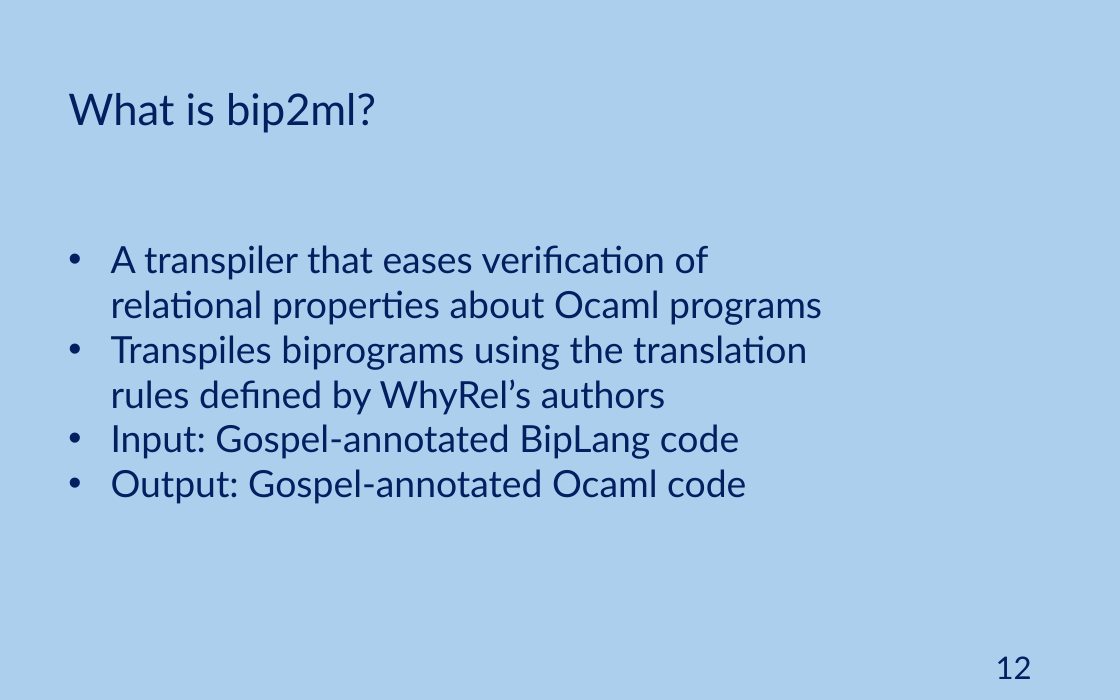
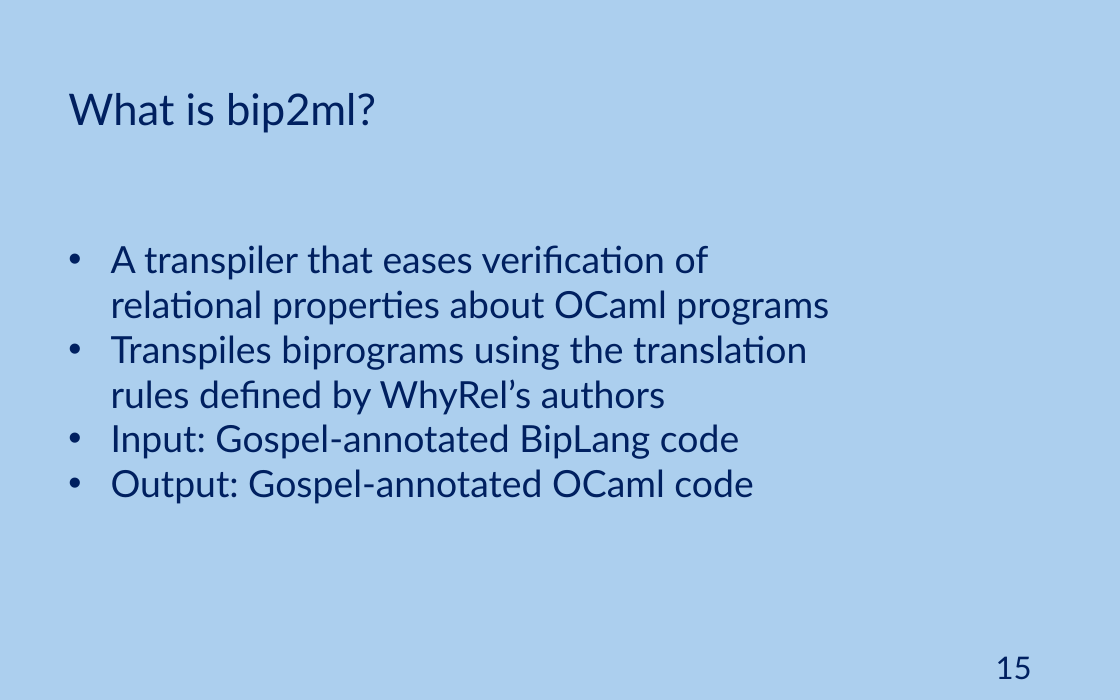
Before and after one commit to JoaoNini75/MasterThesis, a slide deck: slide 15 of tese/presentation/Ap Tese.pptx (slide 12 before the commit). Drawn at 1120x700 pixels with LibreOffice and Linux fonts; fonts in the diff are those of the drawing. Boxes give left, top, right and bottom in pixels: in the first picture for what was removed or moved away, otherwise in the second. Text is boxed around its words. In the diff, an @@ line names an element or a change of style, - is before the commit and + after.

```diff
--- a/tese/presentation/Ap Tese.pptx
+++ b/tese/presentation/Ap Tese.pptx
@@ text at box(111, 245, 829, 325): text changed @@
-• A transpiler that eases verification of relational properties about Ocaml programs
+• A transpiler that eases verification of relational properties about OCaml programs
@@ text at box(111, 469, 753, 504): text changed @@
-• Output: Gospel-annotated Ocaml code
+• Output: Gospel-annotated OCaml code
@@ page number at box(996, 656, 1032, 679): text changed @@
-12
+15
```
Also in this commit, not shown: 16 other slides changed, 5 slides added, 24 slides removed.
